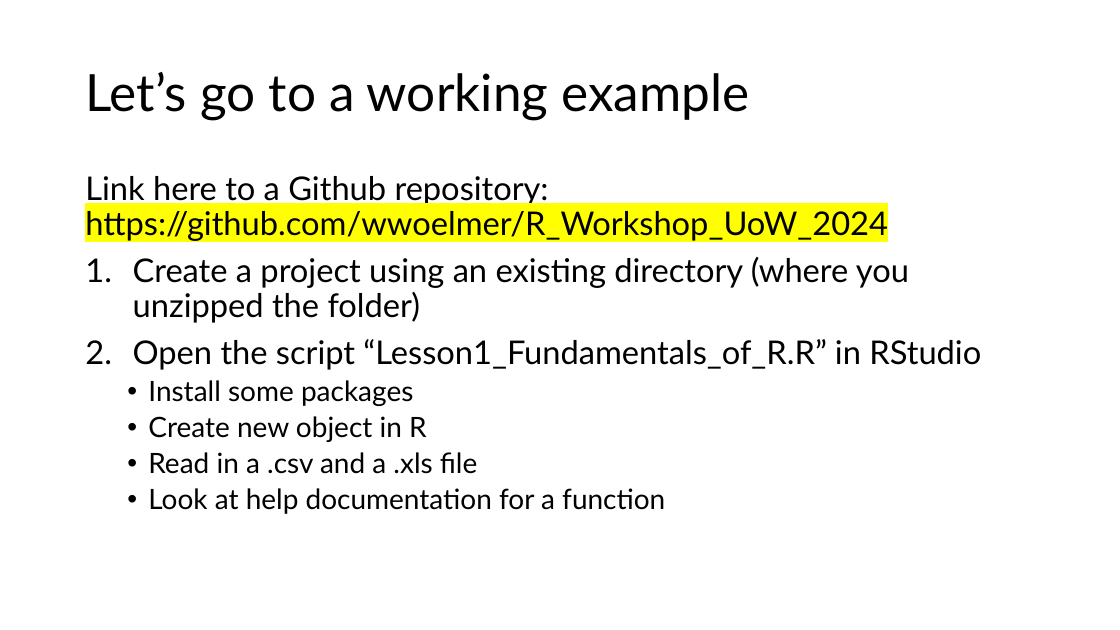
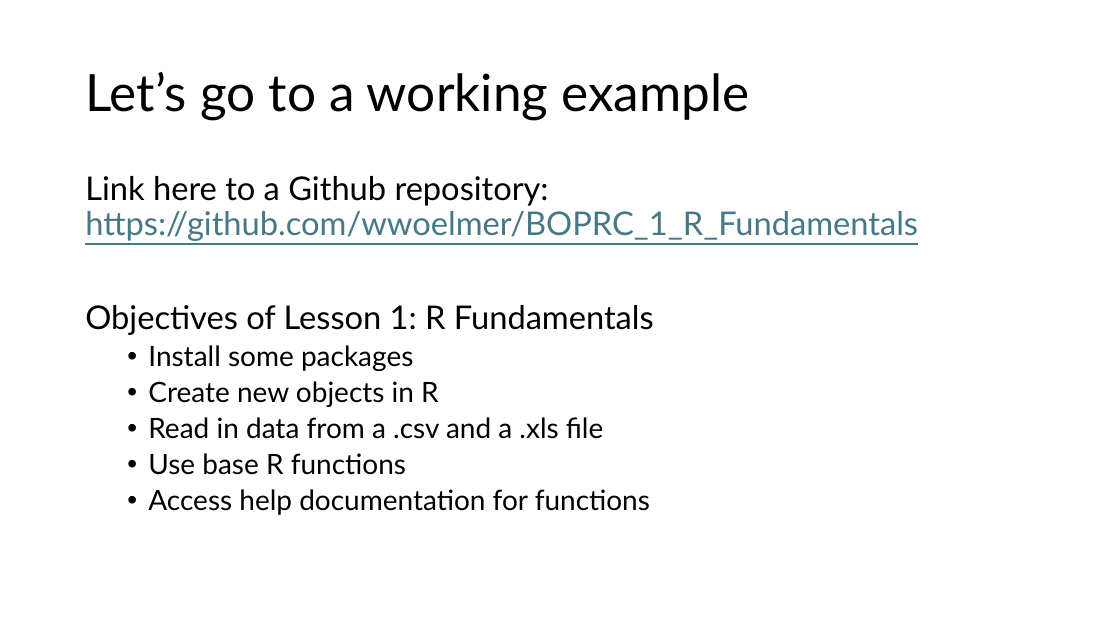
Before and after one commit to wwoelmer/BOPRC_1_R_Fundamentals, a slide deck: slide 29 of Introduction to R Workshop 1.pptx (slide 23 before the commit). Drawn at 1120x630 pixels with LibreOffice and Linux fonts; fonts in the diff are those of the drawing. Boxes give left, top, right and bottom in pixels: in the first picture for what was removed or moved away, otherwise in the second. Text is boxed around its words. In the diff, an @@ line names an element or a change of style, - is before the commit and + after.

Commit message:
update ppt

```diff
--- a/Introduction to R Workshop 1.pptx
+++ b/Introduction to R Workshop 1.pptx
@@ text at [85,176,918,335]: text changed @@
-Link here to a Github repository: https://github.com/wwoelmer/R_Workshop_UoW_2024
-1. Create a project using an existing directory (where you unzipped the folder)
-2. Open the script “Lesson1_Fundamentals_of_R.R” in RStudio
+Link here to a Github repository: https://github.com/wwoelmer/BOPRC_1_R_Fundamentals
+Objectives of Lesson 1: R Fundamentals
@@ text at [148,381,650,515]: text changed @@
-  • Create new object in R
-  • Read in a .csv and a .xls file
-  • Look at help documentation for a function
+  • Create new objects in R
+  • Read in data from a .csv and a .xls file
+  • Use base R functions
+  • Access help documentation for functions
```
Also in this commit, not shown: 4 other slides changed, 17 slides added, 9 slides removed.
